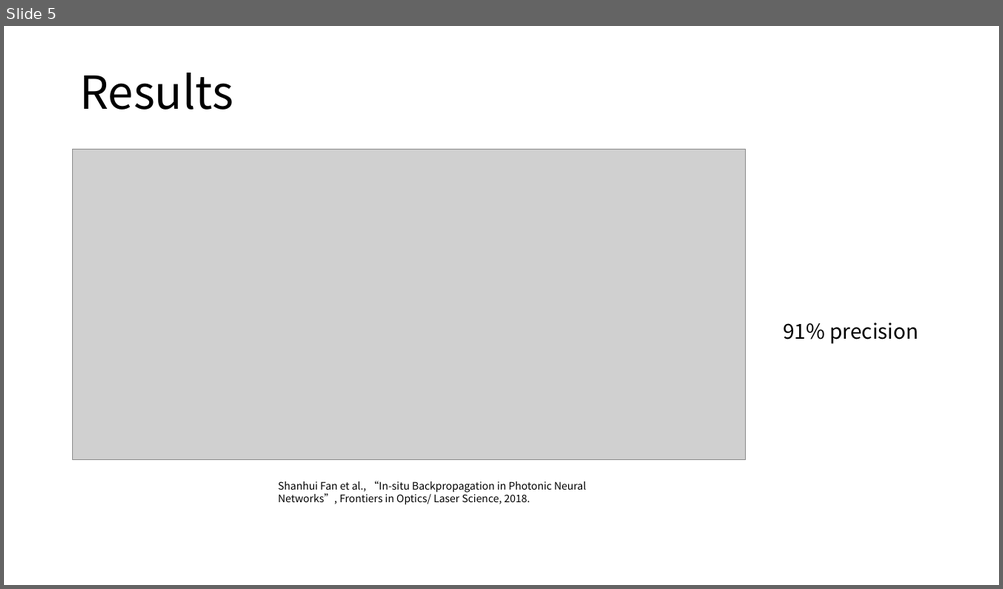
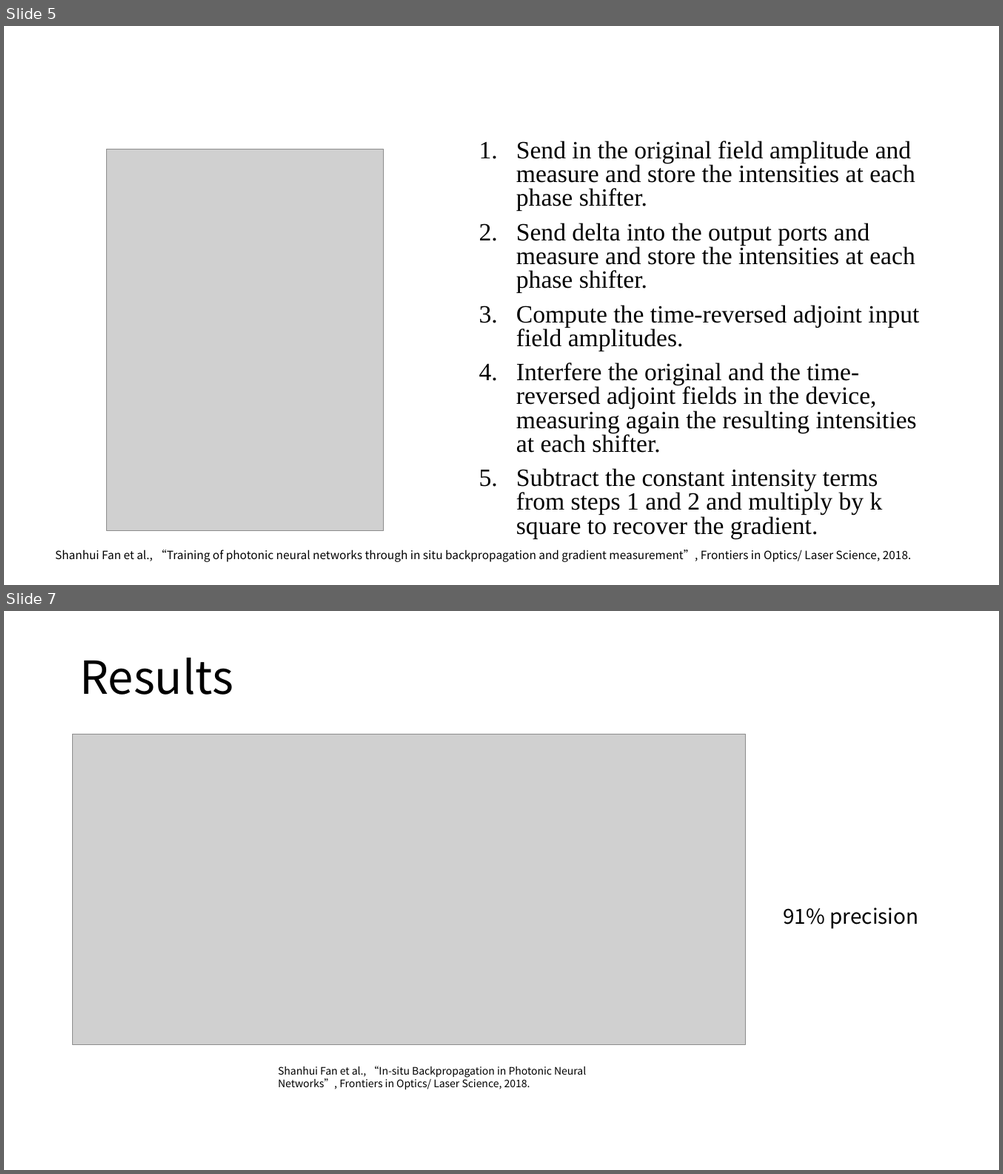
Before and after one commit to lucaschang95/DiscussionWithLin, a slide deck: 20190907 - Deep Learning 调研.pptx. Shown one above the other, each under a label of ours: slide 5 before the commit, slides 5 and 7 after it; the slides between them are not shown. The pictures are 1003x589 and 1003x1174 pixels, drawn with LibreOffice and Linux fonts; fonts in the diff are those of the drawing; grey boxes stand for pictures. Boxes give left, top, right and bottom in pixels: in the first picture for what was removed or moved away, otherwise in the second. Text is boxed around its words. In the diff, an @@ line names an element or a change of style, - is before the commit and + after.

```diff
--- a/20190907 - Deep Learning 调研.pptx
+++ b/20190907 - Deep Learning 调研.pptx
@@ slide 5 added at [4, 26, 999, 585], background #FFFFFF @@
@@ picture added at [107, 149, 384, 531] @@
@@ text added at [516, 141, 919, 539], 24 pt, text #000000 @@
+1. Send in the original field amplitude and measure and store the intensities at each phase shifter.
+2. Send delta into the output ports and measure and store the intensities at each phase shifter.
+3. Compute the time-reversed adjoint input field amplitudes.
+4. Interfere the original and the time-reversed adjoint fields in the device, measuring again the resulting intensities at each shifter.
+5. Subtract the constant intensity terms from steps 1 and 2 and multiply by k square to recover the gradient.
@@ text added at [55, 550, 911, 562], 11 pt, text #000000 @@
+Shanhui Fan et al., “Training of photonic neural networks through in situ backpropagation and gradient measurement”, Frontiers in Optics/ Laser Science, 2018.
@@ what was slide 5 is now slide 7 @@
```
Also in this commit, not shown: 3 slides changed, 1 other slide added, 1 other file.
